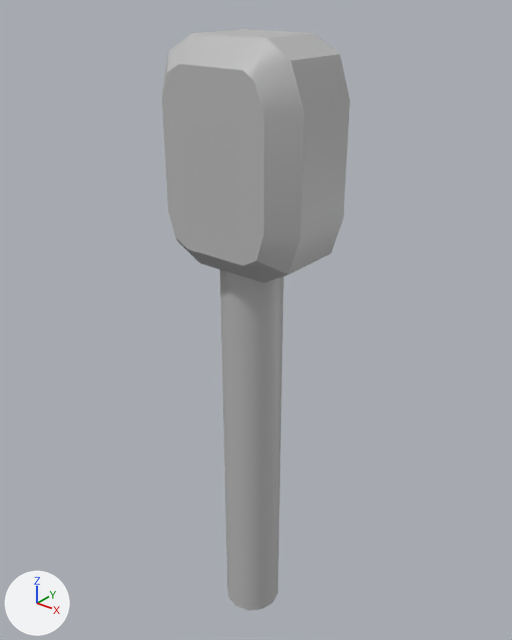
Renders of the FBX model GDL_AI_Jam/Assets/Meshes/lever_bar.fbx from each side of a commit.
The view is the same before and after, from a 50 mm lens placed at (0.00271, -0.00336, 0.00618), pointed at (-0.00007, 0.00012, 0.00402). The axes (+X, +Y, +Z) are drawn at lower left. The lights are the same throughout. Where no turn or scale is listed for an object, it has been applied to the vertices.

Objects in the first picture: 'lever_bar'.
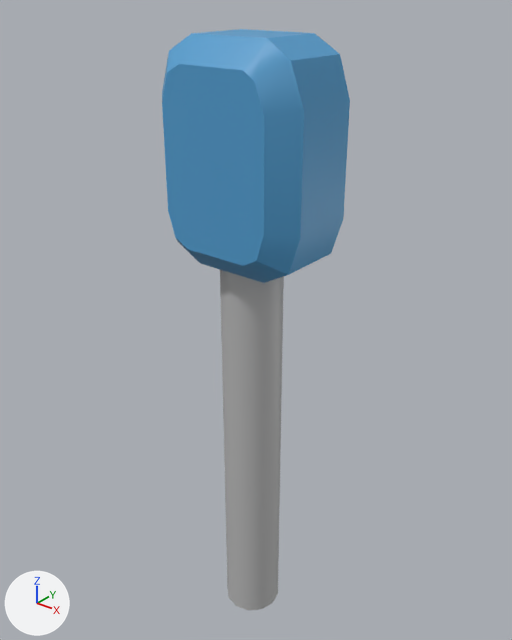
The change, as a list of edits to the scene's bpy script:
```text
Add mat_blue:
    mat_blue = principled_material('blue')
    mat_blue.base_color = (0.0823, 0.342, 0.631)  # blue #519ed0
Change me_mesh:
    where me_mesh.from_pydata(...)  # 74 vertices, 74 faces; spans x -0.00052..0.00052, y -0.00037..0.00037, z 0.0016..0.00589
    used by ob_lever_bar; location = (0.0, 0.0, 0.0)
    me_mesh part 1: 38 of the faces centred in x -0.00052..0.00052, y -0.00037..0.00037, z 0.0045..0.00589 switch from mat_lambert1 (grey #bcbcbc) to mat_blue (blue #519ed0)
```

Location of each change, (x1, y1, x2, y2) in pixels of the pictures (512 x 640 px):
part 1 of me_mesh, recoloured (grey to blue)
    both: (162, 29, 350, 283)
